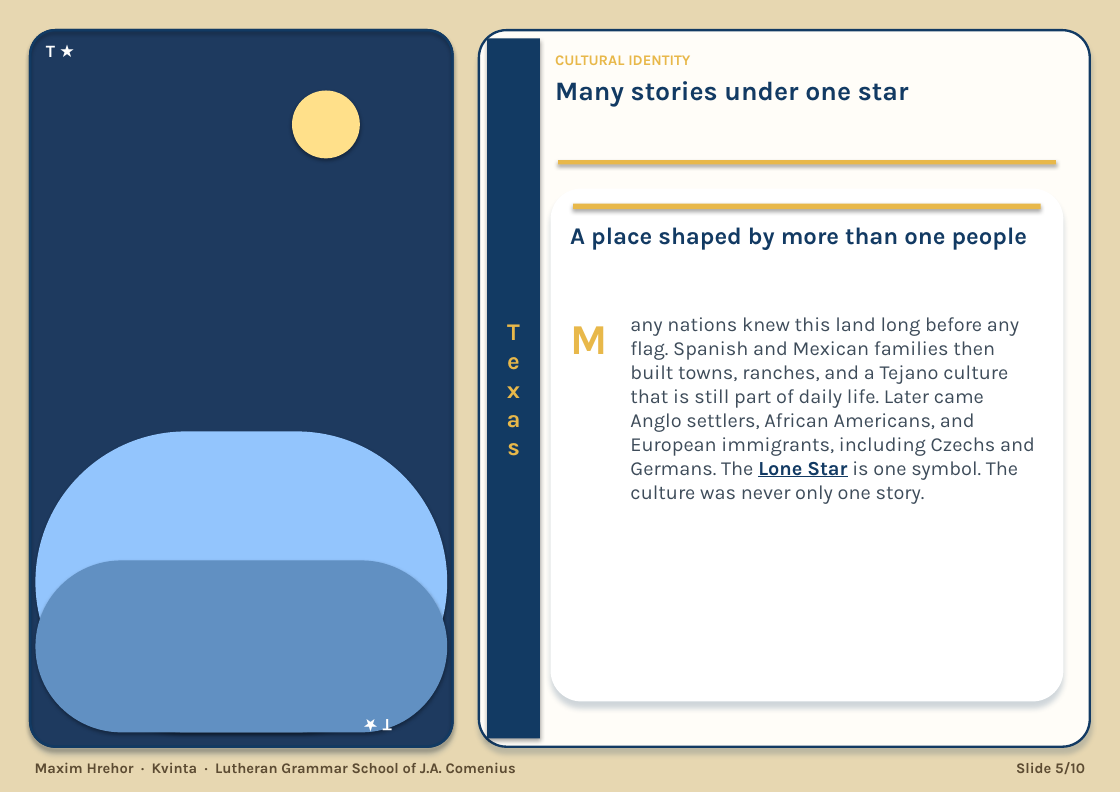
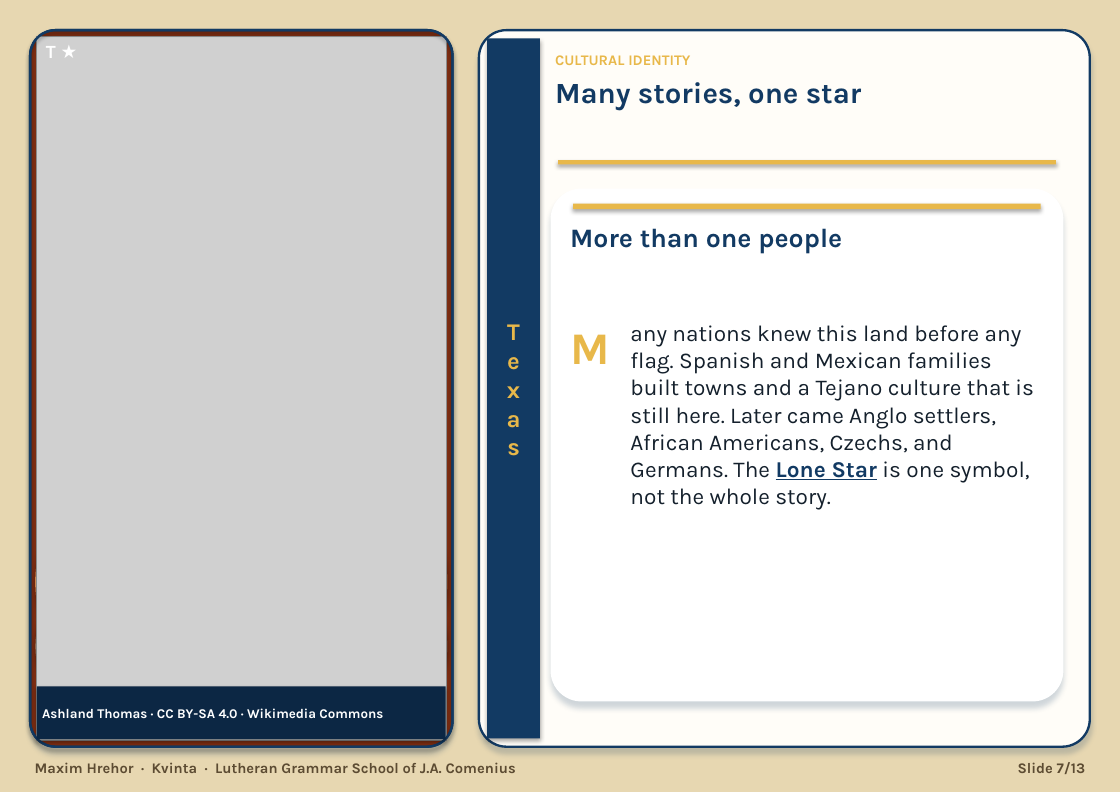
Before and after one commit to HenrichHrehor/Visualia, a slide deck: slide 7 of export/texas-maxim.pptx (slide 5 before the commit). Drawn at 1120x792 pixels with LibreOffice and Linux fonts; fonts in the diff are those of the drawing; grey boxes stand for pictures. Boxes give left, top, right and bottom in pixels: in the first picture for what was removed or moved away, otherwise in the second. Text is boxed around its words. In the diff, an @@ line names an element or a change of style, - is before the commit and + after.

```diff
--- a/export/texas-maxim.pptx
+++ b/export/texas-maxim.pptx
@@ rounded rectangle at bbox=[30, 30, 452, 746]: fill #1E3A5F to #7C2D12 @@
@@ picture added at bbox=[36, 36, 446, 741] @@
@@ text "T ★" at bbox=[46, 46, 56, 58]: size 13 to 14 pt @@
@@ text at bbox=[555, 82, 861, 110]: text changed; size 20 to 22 pt @@
-Many stories under one star
+Many stories, one star
@@ text at bbox=[570, 228, 842, 254]: text changed; size 18 to 20 pt @@
-A place shaped by more than one people
+More than one people
@@ text "M": place and size @@
-text "M" at bbox=[570, 326, 607, 354]
+text "M" at bbox=[570, 334, 610, 364]
@@ text "M" at bbox=[570, 334, 610, 364]: size 32 to 34 pt @@
@@ text at bbox=[630, 325, 1034, 510]: text changed; size 15 to 17 pt; text colour #3E4C5A to #14202C @@
-any nations knew this land long before any flag. Spanish and Mexican families then built towns, ranches, and a Tejano culture that is still part of daily life. Later came Anglo settlers, African Americans, and European immigrants, including Czechs and Germans. The Lone Star is one symbol. The culture was never only one story.
+any nations knew this land before any flag. Spanish and Mexican families built towns and a Tejano culture that is still here. Later came Anglo settlers, African Americans, Czechs, and Germans. The Lone Star is one symbol, not the whole story.
@@ rounded rectangle at bbox=[35, 431, 447, 732]: fill #93C5FD to #FDBA74 @@
@@ rounded rectangle at bbox=[35, 560, 447, 733]: fill #6190C2 to #A3896D @@
@@ rectangle added at bbox=[37, 687, 446, 740], fill #0C2744 @@
@@ text added at bbox=[42, 708, 383, 718], 10 pt, text #FFFFFF, bold @@
+Ashland Thomas · CC BY-SA 4.0 · Wikimedia Commons
@@ text removed at bbox=[383, 719, 392, 738] @@
-T ★
@@ text at bbox=[1018, 762, 1086, 774]: text changed @@
-Slide 5/10
+Slide 7/13
```
Also in this commit, not shown: 9 other slides changed, 3 slides added, 18 other files.
